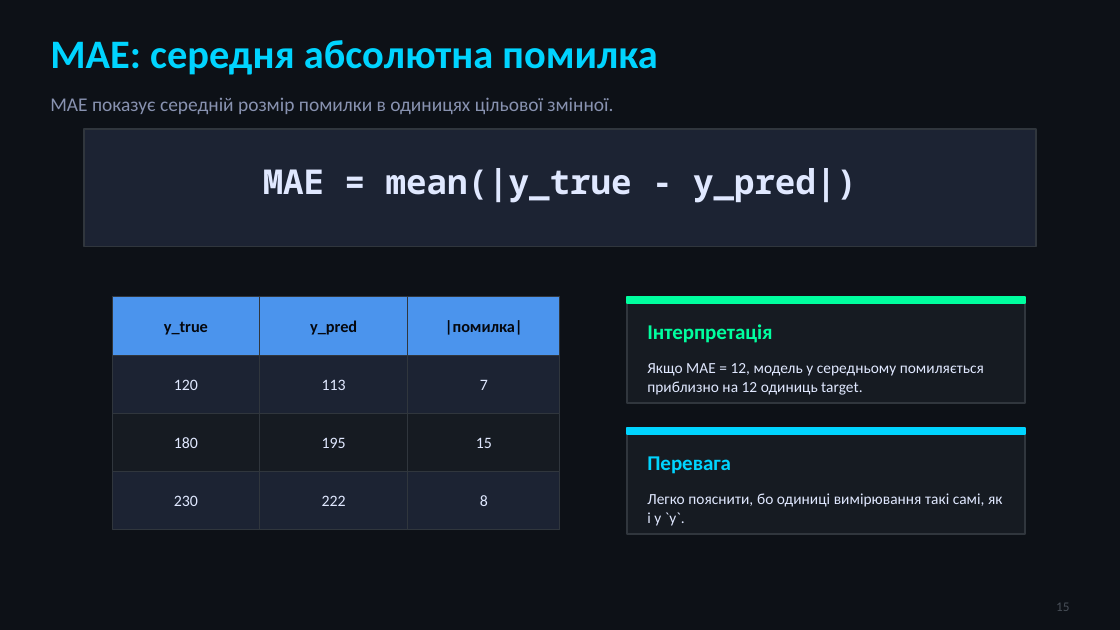
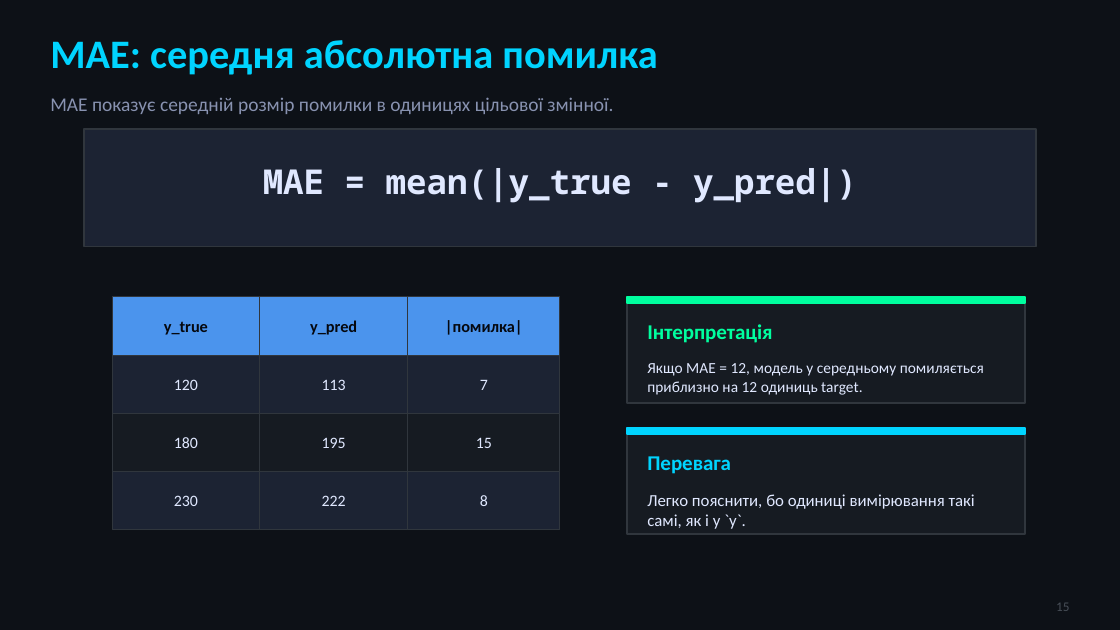
Before and after one commit to dmitriy-shtefan/python-ai, a slide deck: slide 16 of заняття_5/презентація/basic_regression.pptx. Drawn at 1120x630 pixels with LibreOffice and Linux fonts; fonts in the diff are those of the drawing. Boxes give left, top, right and bottom in pixels: in the first picture for what was removed or moved away, otherwise in the second. Text is boxed around its words. In the diff, an @@ line names an element or a change of style, - is before the commit and + after.

```diff
--- a/заняття_5/презентація/basic_regression.pptx
+++ b/заняття_5/презентація/basic_regression.pptx
@@ text "Легко пояснити, бо одиниці вимірювання ..." at (647, 494, 975, 529): size 9.9 to 10.8 pt @@
```
Also in this commit, not shown: 1 other slide changed, 3 other files.
